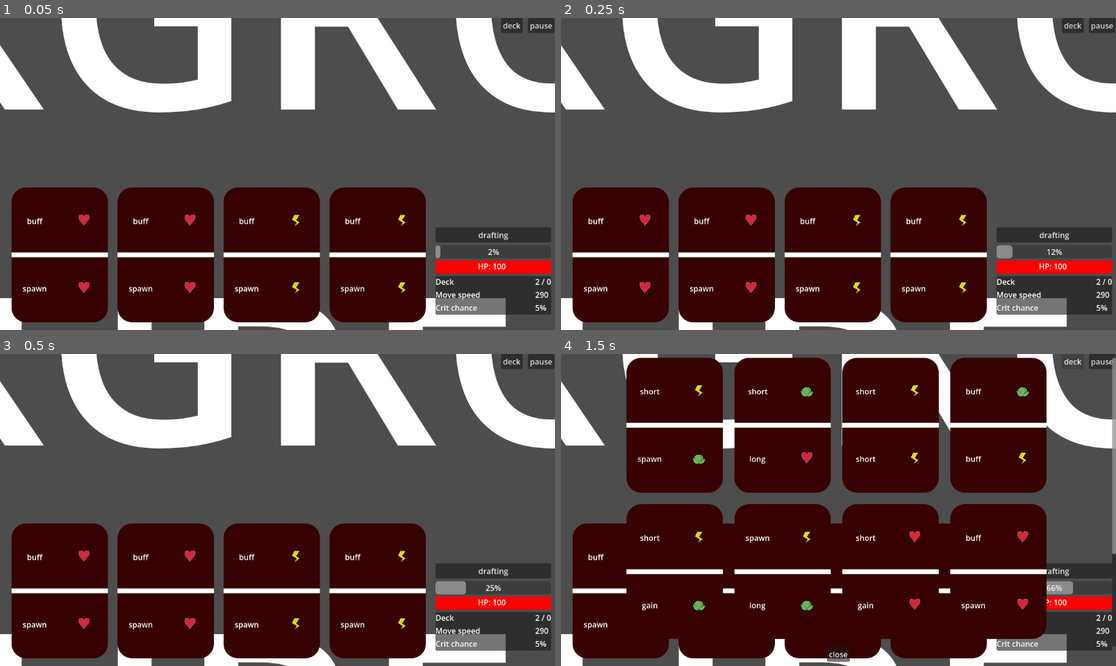
Above: before the commit, frames 1-4 (two rows, left to right).
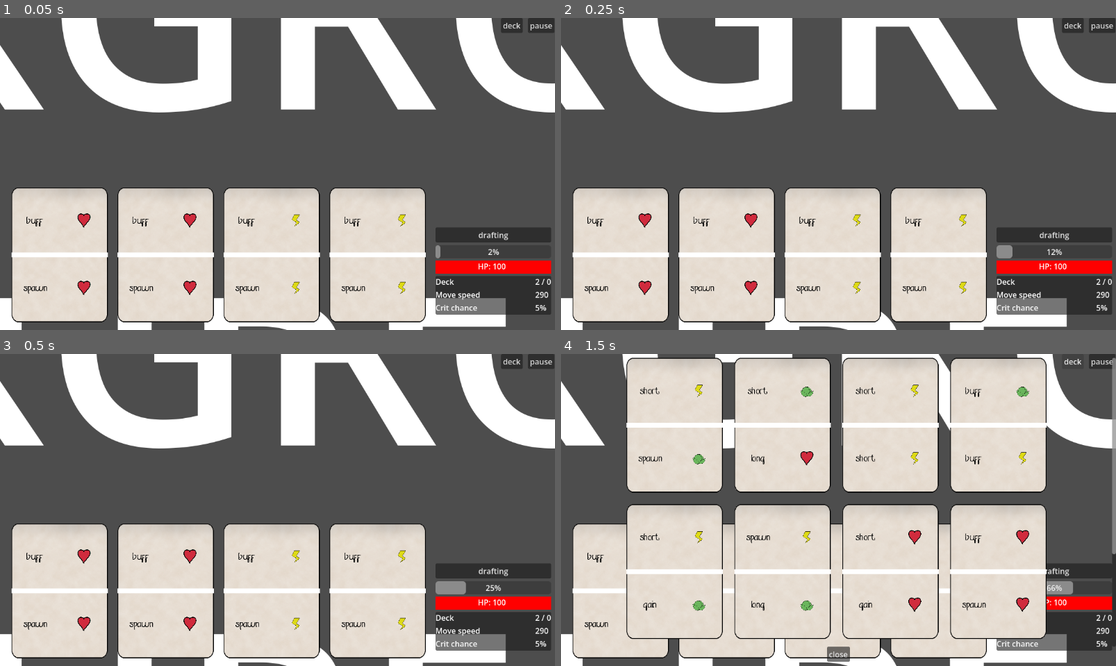
Above: after the commit, the same moments.

Repository: Lobbsterwaffles/Brocci
Game: Godot game, scene res://rootly.tscn
Same seed, same stepped clock (60 frames per second), same inputs: the game is played once before the commit and once after it.
Inputs (mouse positions are in pixels of both pictures, inside the frame that each line leads up to):
- Up to frame 1 (0.05 s): no input
- Up to frame 2 (0.25 s): no input
- Up to frame 3 (0.5 s): no input
- Up to frame 4 (1.5 s): click (622, 591) at 0.52 s; click "deck" at 1.25 s

The runs differ from the first frame. In frame 1, 29% of the frame differs, in the area x 2-77%, y 54-98%; in frame 2, 29%; in frame 3, 29%; in frame 4, 67%, in the area x 2-88%, y 1-98%.
Error in both runs: Invalid call. Nonexistent function 'populate' in base 'Control (deck_view.gd)'. (res://rootly.gd:204)

Commit message:
menu visibility, themes, card background

Diff:
--- /dev/null
+++ b/UI/card_theme.tres
@@ -0,0 +1,19 @@
+[gd_resource type="Theme" format=3 uid="uid://smucn33shco0"]
+
+[ext_resource type="FontFile" uid="uid://dv5sflv77lbf4" path="res://UI/Restaurant.otf" id="1_lmye1"]
+
+[resource]
+default_font = ExtResource("1_lmye1")
+default_font_size = 24
+Label/colors/font_color = Color(0, 0, 0, 1)
+Label/colors/font_outline_color = Color(0, 0, 0, 1)
+Label/colors/font_shadow_color = Color(0, 0, 0, 1)
+Label/constants/line_spacing = 0
+Label/constants/outline_size = 0
+Label/constants/shadow_offset_x = 0
+Label/constants/shadow_offset_y = 0
+Label/constants/shadow_outline_size = 0
+Label/font_sizes/font_size = 24
+Label/fonts/font = ExtResource("1_lmye1")
+Label/styles/focus = null
+Label/styles/normal = null
--- a/UI/menu_theme.tres
+++ b/UI/menu_theme.tres
@@ -1,7 +1,10 @@
 [gd_resource type="Theme" format=3 uid="uid://casqdwho1ldl8"]
 
+[ext_resource type="FontFile" uid="uid://8jfnb08dvsou" path="res://UI/KHMenu.otf" id="1_ptyj5"]
+
 [sub_resource type="StyleBoxFlat" id="StyleBoxFlat_0bu7r"]
-bg_color = Color(0.79296875, 0.7774811, 0.69384766, 1)
+bg_color = Color(0.2265625, 0.22259766, 0.20178223, 1)
 
 [resource]
+default_font = ExtResource("1_ptyj5")
 Panel/styles/panel = SubResource("StyleBoxFlat_0bu7r")
--- a/UI/pausemenu.gd
+++ b/UI/pausemenu.gd
@@ -1,9 +1,8 @@
 extends Control
 
-@onready var resume_btn = get_node("resume_btn")
 
 func _ready():
-	resume_btn.pressed.connect(
+	%resume_btn.pressed.connect(
 		func ():
 			hide()
 			get_tree().paused = false
--- a/UI/pausemenu.tscn
+++ b/UI/pausemenu.tscn
@@ -1,8 +1,7 @@
 [gd_scene format=3 uid="uid://8ai8ue4oekre"]
 
 [ext_resource type="Script" uid="uid://q3bxca0qh6iw" path="res://UI/pausemenu.gd" id="1_me0t0"]
-
-[sub_resource type="Theme" id="Theme_mvae3"]
+[ext_resource type="Theme" uid="uid://casqdwho1ldl8" path="res://UI/menu_theme.tres" id="2_mvae3"]
 
 [node name="pausemenu" type="Control" unique_id=1999936203]
 layout_mode = 3
@@ -19,24 +18,25 @@
 offset_top = 69.0
 offset_right = 686.0
 offset_bottom = 291.0
-theme = SubResource("Theme_mvae3")
+theme = ExtResource("2_mvae3")
 
-[node name="Label" type="Label" parent="." unique_id=736317080]
+[node name="Label" type="Label" parent="Panel" unique_id=736317080]
 layout_mode = 1
 anchors_preset = 5
 anchor_left = 0.5
 anchor_right = 0.5
-offset_left = -56.0
-offset_top = 104.0
-offset_right = 47.0
-offset_bottom = 127.0
+offset_left = -55.0
+offset_top = 35.0
+offset_right = 48.0
+offset_bottom = 58.0
 grow_horizontal = 2
 text = "PAUSE MENU"
 
-[node name="resume_btn" type="Button" parent="." unique_id=1408778258]
+[node name="resume_btn" type="Button" parent="Panel" unique_id=1408778258]
+unique_name_in_owner = true
 layout_mode = 0
-offset_left = 528.0
-offset_top = 184.0
-offset_right = 613.0
-offset_bottom = 215.0
+offset_left = 64.0
+offset_top = 115.0
+offset_right = 149.0
+offset_bottom = 146.0
 text = "RESUME"
--- /dev/null
+++ b/cardbackground.tscn
@@ -0,0 +1,14 @@
+[gd_scene format=3 uid="uid://dal4r3puvsnaw"]
+
+[ext_resource type="Texture2D" uid="uid://bpb5ryxraqcx3" path="res://Sprites/blankcard.png" id="1_u56tl"]
+
+[node name="Cardbackground" type="Node2D" unique_id=304676987]
+
+[node name="NinePatchRect" type="NinePatchRect" parent="." unique_id=486331723]
+offset_right = 285.0
+offset_bottom = 325.0
+texture = ExtResource("1_u56tl")
+patch_margin_left = 20
+patch_margin_top = 20
+patch_margin_right = 20
+patch_margin_bottom = 20
--- a/drafting.tscn
+++ b/drafting.tscn
@@ -1,9 +1,10 @@
 [gd_scene format=3 uid="uid://ct1tpifvys8un"]
 
+[ext_resource type="Theme" uid="uid://smucn33shco0" path="res://UI/card_theme.tres" id="1_1s1wu"]
 [ext_resource type="Script" uid="uid://cout8x0wlmvw4" path="res://drafting.gd" id="1_12fwj"]
 
 [sub_resource type="StyleBoxFlat" id="StyleBoxFlat_12fwj"]
-bg_color = Color(0.11, 0.11, 0.11, 1)
+bg_color = Color(0.46484375, 0.44986343, 0.4049225, 1)
 corner_radius_top_left = 50
 corner_radius_top_right = 50
 corner_radius_bottom_right = 50
@@ -16,6 +17,7 @@
 anchor_bottom = 1.0
 grow_horizontal = 2
 grow_vertical = 2
+theme = ExtResource("1_1s1wu")
 script = ExtResource("1_12fwj")
 
 [node name="Label" type="Label" parent="." unique_id=398051894]
--- a/quartercard.gd
+++ b/quartercard.gd
@@ -1,4 +1,4 @@
-extends PanelContainer
+extends Control
 
 func tlabel(t):
 	var lbl = Label.new()
--- a/quartercard.tscn
+++ b/quartercard.tscn
@@ -1,23 +1,24 @@
 [gd_scene format=3 uid="uid://cbbus22u2julp"]
 
+[ext_resource type="Theme" uid="uid://smucn33shco0" path="res://UI/card_theme.tres" id="1_7brjw"]
 [ext_resource type="Script" uid="uid://o8pbwq2l85jm" path="res://quartercard.gd" id="1_mhoas"]
+[ext_resource type="PackedScene" uid="uid://dal4r3puvsnaw" path="res://cardbackground.tscn" id="2_nu006"]
 
-[sub_resource type="StyleBoxFlat" id="StyleBoxFlat_vebna"]
-bg_color = Color(0.21482527, 0, 0.007888107, 1)
-corner_radius_top_left = 30
-corner_radius_top_right = 30
-corner_radius_bottom_right = 30
-corner_radius_bottom_left = 30
-
-[node name="quartercard" type="PanelContainer" unique_id=879739545]
+[node name="quartercard" type="Control" unique_id=492484101]
 custom_minimum_size = Vector2(200, 280)
-anchors_preset = -1
-offset_right = -200.0
-offset_bottom = -280.0
+layout_mode = 3
+anchor_right = 0.17281067
+anchor_bottom = 0.43209878
+offset_right = 0.9221039
+scale = Vector2(0.99538946, 1)
 size_flags_horizontal = 0
-theme_override_styles/panel = SubResource("StyleBoxFlat_vebna")
+theme = ExtResource("1_7brjw")
 script = ExtResource("1_mhoas")
 metadata/_edit_use_anchors_ = true
+
+[node name="Cardbackground" parent="." unique_id=304676987 instance=ExtResource("2_nu006")]
+visibility_layer = 2
+scale = Vector2(0.70006156, 0.8602648)
 
 [node name="Line2D" type="Line2D" parent="." unique_id=1797913439]
 position = Vector2(0, 140)
@@ -32,8 +33,11 @@
 end_cap_mode = 2
 
 [node name="VBoxContainer" type="VBoxContainer" parent="." unique_id=988171434]
-layout_mode = 2
+layout_mode = 0
+offset_right = 200.0
+offset_bottom = 280.0
 size_flags_stretch_ratio = 0.0
+theme = ExtResource("1_7brjw")
 theme_override_constants/separation = 0
 alignment = 1
 
@@ -69,5 +73,7 @@
 size_flags_horizontal = 3
 
 [node name="btn" type="Button" parent="." unique_id=1011689615]
-layout_mode = 2
+layout_mode = 0
+offset_right = 200.0
+offset_bottom = 280.0
 flat = true
Binary file added: Sprites/blankcard.png
Not shown, added: Sprites/blankcard.png.import
Binary file added: UI/KHMenu.otf
Not shown, added: UI/KHMenu.otf.import
Binary file added: UI/KHTitle.otf
Not shown, added: UI/KHTitle.otf.import
Binary file added: UI/Restaurant.otf
Not shown, added: UI/Restaurant.otf.import
Binary file added: blankcard.png
Not shown, added: blankcard.png.import
